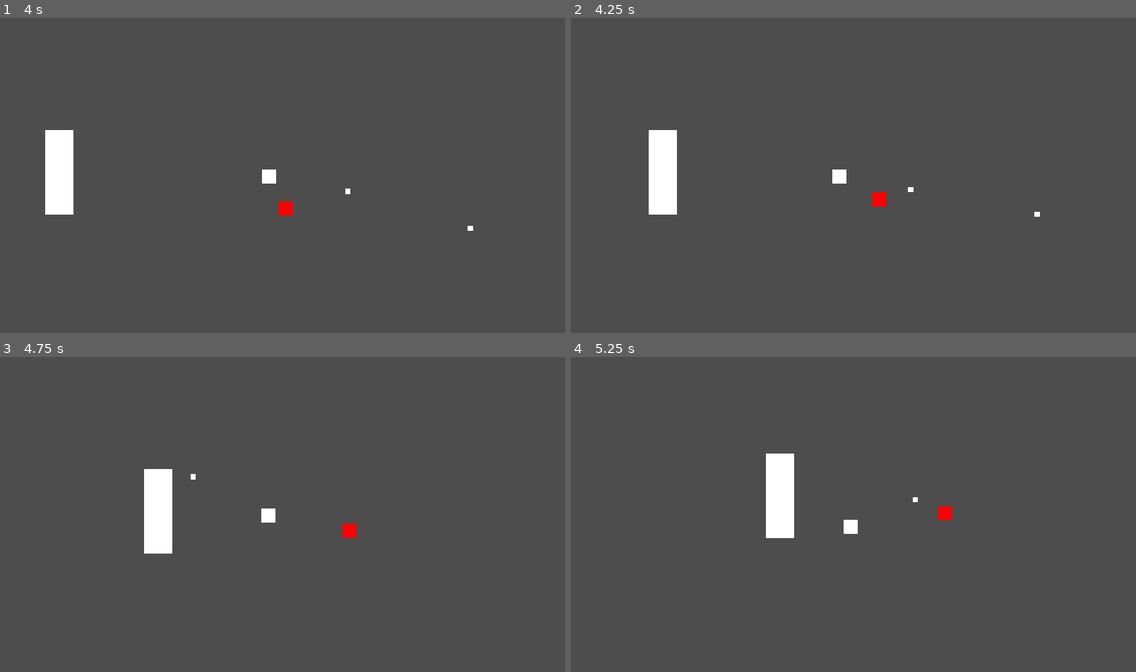
Above: before the commit, frames 1-4 (two rows, left to right).
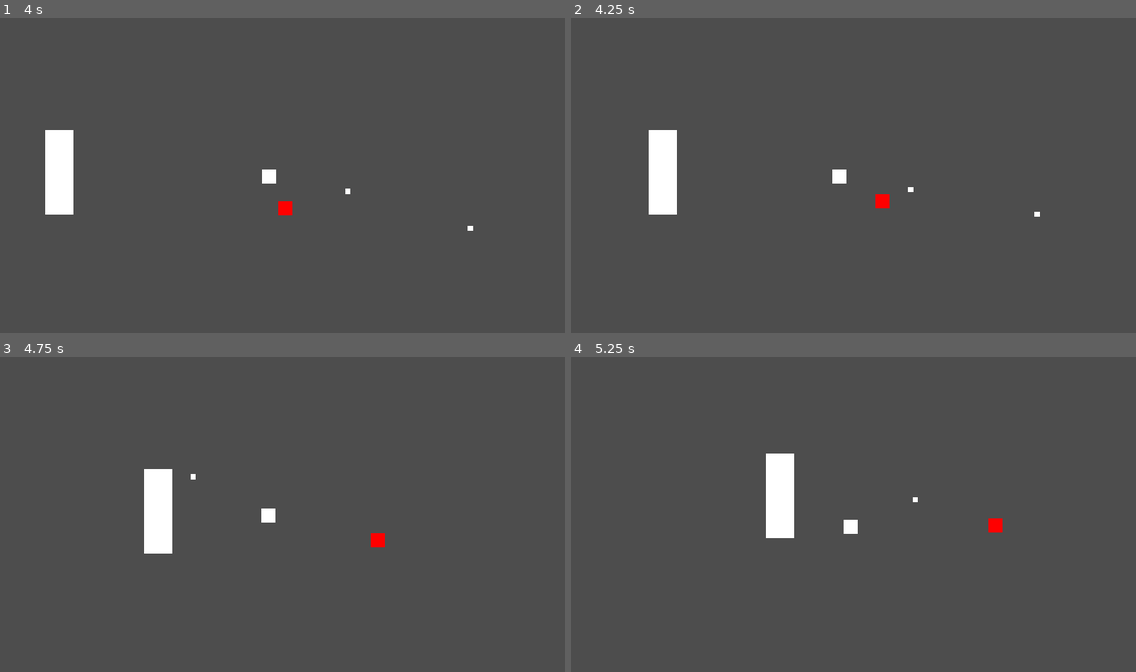
Above: after the commit, the same moments.

Repository: jonjud/survivor-arena
Game: Godot game, scene res://scenes/main.tscn
Same seed, same stepped clock (60 frames per second), same inputs: the game is played once before the commit and once after it.
Inputs (mouse positions are in pixels of both pictures, inside the frame that each line leads up to):
- Up to frame 1 (4 s): move the mouse to (406, 159) at 0.52 s; press the mouse at (406, 159) at 0.53 s; hold D (move_right) 0.53-1.28 s; move the mouse to (169, 191) at 1.27 s; release the mouse at (169, 191) at 1.28 s; hold S (move_down) 1.28-2.03 s; click (169, 191) at 1.35 s; move the mouse to (339, 106) at 2.02 s; press the mouse at (339, 106) at 2.03 s; hold D (move_right) 2.03-2.78 s; move the mouse to (254, 238) at 2.77 s; release the mouse at (254, 238) at 2.78 s; hold W (move_up) 2.78-3.53 s; click (254, 238) at 2.85 s; move the mouse to (452, 222) at 3.52 s; press the mouse at (452, 222) at 3.53 s; hold A (move_left) from 3.53 s (still down)
- Up to frame 2 (4.25 s): keep holding A (move_left); tap T (debug_stun, bound only after the commit) at 4.15 s
- Up to frame 3 (4.75 s): keep holding A (move_left); move the mouse to (113, 467) at 4.27 s; release the mouse at (113, 467) at 4.28 s; click (113, 467) at 4.35 s
- Up to frame 4 (5.25 s): move the mouse to (881, 514) at 5.02 s; release A (move_left) at 5.03 s; press the mouse at (881, 514) at 5.03 s; hold S (move_down) from 5.03 s (still down)

Frame 1 is identical in both runs. In frame 2, less than 0.1% of the frame differs, in the area x 53-57%, y 55-61%; in frame 3, 0.2%, in the area x 60-69%, y 52-61%; in frame 4, 0.2%.

Commit message:
feat: add enemy stunned state

Diff:
--- a/project.godot
+++ b/project.godot
@@ -55,6 +55,11 @@
 "events": [Object(InputEventMouseButton,"resource_local_to_scene":false,"resource_name":"","device":-1,"window_id":0,"a …(258 unchanged characters)…
 ]
 }
+debug_stun={
+"deadzone": 0.2,
+"events": [Object(InputEventKey,"resource_local_to_scene":false,"resource_name":"","device":-1,"window_id":0,"alt_pressed":false,"shift_pressed":false,"ctrl_pressed":false,"meta_pressed":false,"pressed":false,"keycode":0,"physical_keycode":84,"key_label":0,"unicode":116,"location":0,"echo":false,"script":null)
+]
+}
 
 [layer_names]
 
--- a/scenes/enemies/enemies.tscn
+++ b/scenes/enemies/enemies.tscn
@@ -4,6 +4,7 @@
 [ext_resource type="Script" uid="uid://c85kle2ijik5n" path="res://scenes/enemies/enemy.gd" id="1_ayqi8"]
 [ext_resource type="Script" uid="uid://bwhd1wd8gigys" path="res://scripts/enemies/chase_state.gd" id="2_ayqi8"]
 [ext_resource type="Script" uid="uid://dbowrs87ka52x" path="res://scenes/enemies/attack_state.gd" id="4_ctrou"]
+[ext_resource type="Script" uid="uid://drq5f02ogh1mp" path="res://scenes/enemies/stunned_state.gd" id="5_ygmqc"]
 
 [sub_resource type="RectangleShape2D" id="RectangleShape2D_htemk"]
 size = Vector2(16, 16)
@@ -39,3 +40,6 @@
 
 [node name="Attack" type="Node" parent="StateMachine" unique_id=122398818]
 script = ExtResource("4_ctrou")
+
+[node name="Stunned" type="Node" parent="StateMachine" unique_id=1343510819]
+script = ExtResource("5_ygmqc")
--- a/scenes/enemies/enemy.gd
+++ b/scenes/enemies/enemy.gd
@@ -2,16 +2,28 @@
 extends CharacterBody2D
 
 @export var speed: float = 60.0
-@export var attack_range: float = 24.0  # 🆕 ระยะที่เริ่มโจมตี (pixel)
+@export var attack_range: float = 24.0
 
 var target: Node2D
+
+@onready var _state_machine: StateMachine = $StateMachine  # 🆕
 
 
 func _ready() -> void:
 	target = get_tree().get_first_node_in_group("player") as Node2D
 
 
-# New ระยะห่างถึงเป้าหมาย (ใช้ร่วมกันหลาย state)
+# New ให้ระบบภายนอกเรียกเมื่อศัตรูโดนตี
+func stun() -> void:
+	_state_machine.transition_to(&"Stunned")
+
+
+# New ปุ่มทดสอบชั่วคราว ลบทิ้งใน task HealthComponent
+func _unhandled_input(event: InputEvent) -> void:
+	if event.is_action_pressed("debug_stun"):
+		stun()
+
+
 func distance_to_target() -> float:
 	if target == null:
 		return INF
--- /dev/null
+++ b/scenes/enemies/stunned_state.gd
@@ -0,0 +1,25 @@
+class_name StunnedState
+extends State
+## หยุดนิ่งชั่วคราว แล้วกลับไปไล่ต่อเมื่อหมดเวลา
+
+@export var stun_duration: float = 1.0  # ระยะเวลา stun (วินาที)
+
+@onready var _enemy: Enemy = owner as Enemy
+
+var _timer: float = 0.0
+
+
+func enter() -> void:
+	_enemy.velocity = Vector2.ZERO
+	_timer = stun_duration
+	_enemy.modulate = Color(1, 1, 0.4)  # ย้อมเหลืองให้เห็นว่ากำลัง stun
+
+
+func exit() -> void:
+	_enemy.modulate = Color.WHITE  # คืนสีปกติ
+
+
+func physics_update(delta: float) -> void:
+	_timer -= delta
+	if _timer <= 0.0:
+		transitioned.emit(&"Chase")
--- a/scripts/core/state_machine.gd
+++ b/scripts/core/state_machine.gd
@@ -41,3 +41,7 @@
 	current_state.exit()
 	current_state = next
 	current_state.enter()
+
+ #New สั่งเปลี่ยน state จากภายนอก (ใช้ชื่อ node เหมือนสัญญาณ)
+func transition_to(state_name: StringName) -> void:
+	_on_state_transitioned(state_name)
Not shown, added: scenes/enemies/stunned_state.gd.uid
